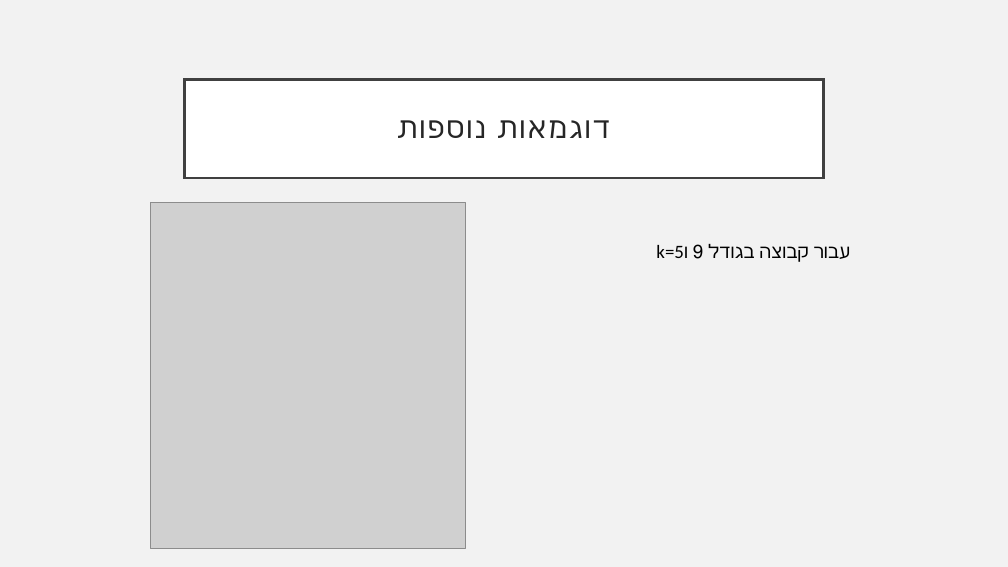
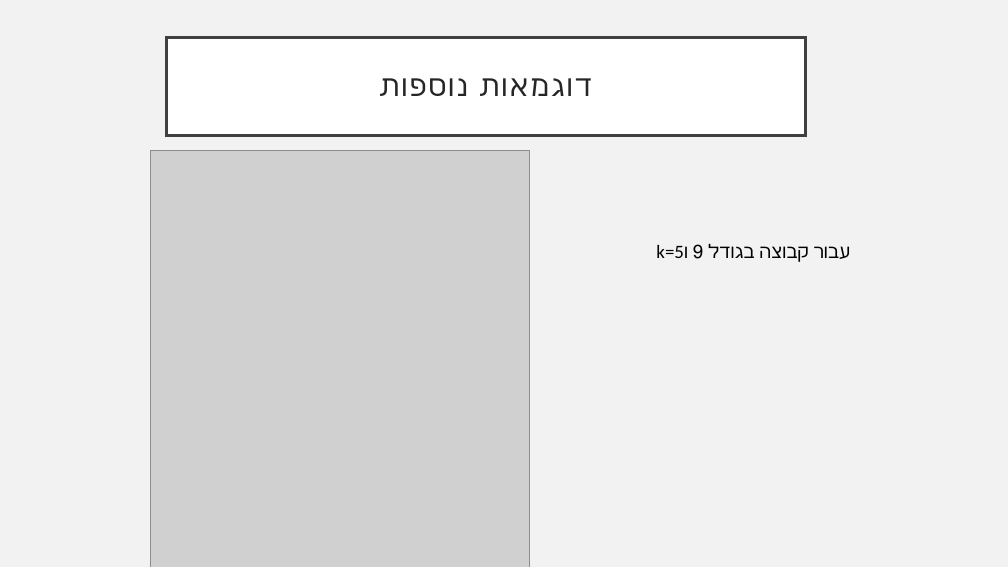
Before and after one commit to EvgenyVendrov/CS_Seminar, a slide deck: slide 3 of first part/Improved bounds for planar k-sets.pptx. Drawn at 1008x567 pixels with LibreOffice and Linux fonts; fonts in the diff are those of the drawing; grey boxes stand for pictures. Boxes give left, top, right and bottom in pixels: in the first picture for what was removed or moved away, otherwise in the second. Text is boxed around its words. In the diff, an @@ line names an element or a change of style, - is before the commit and + after.

```diff
--- a/first part/Improved bounds for planar k-sets.pptx
+++ b/first part/Improved bounds for planar k-sets.pptx
@@ title "דוגמאות נוספות": place and size @@
-title "דוגמאות נוספות" at box(185, 79, 823, 178)
+title "דוגמאות נוספות" at box(166, 38, 805, 136)
@@ picture: place and size @@
-picture at box(150, 202, 466, 548)
+picture at box(150, 151, 529, 567)
```
Also in this commit, not shown: 11 other slides changed, 4 slides added, 1 slide removed.
